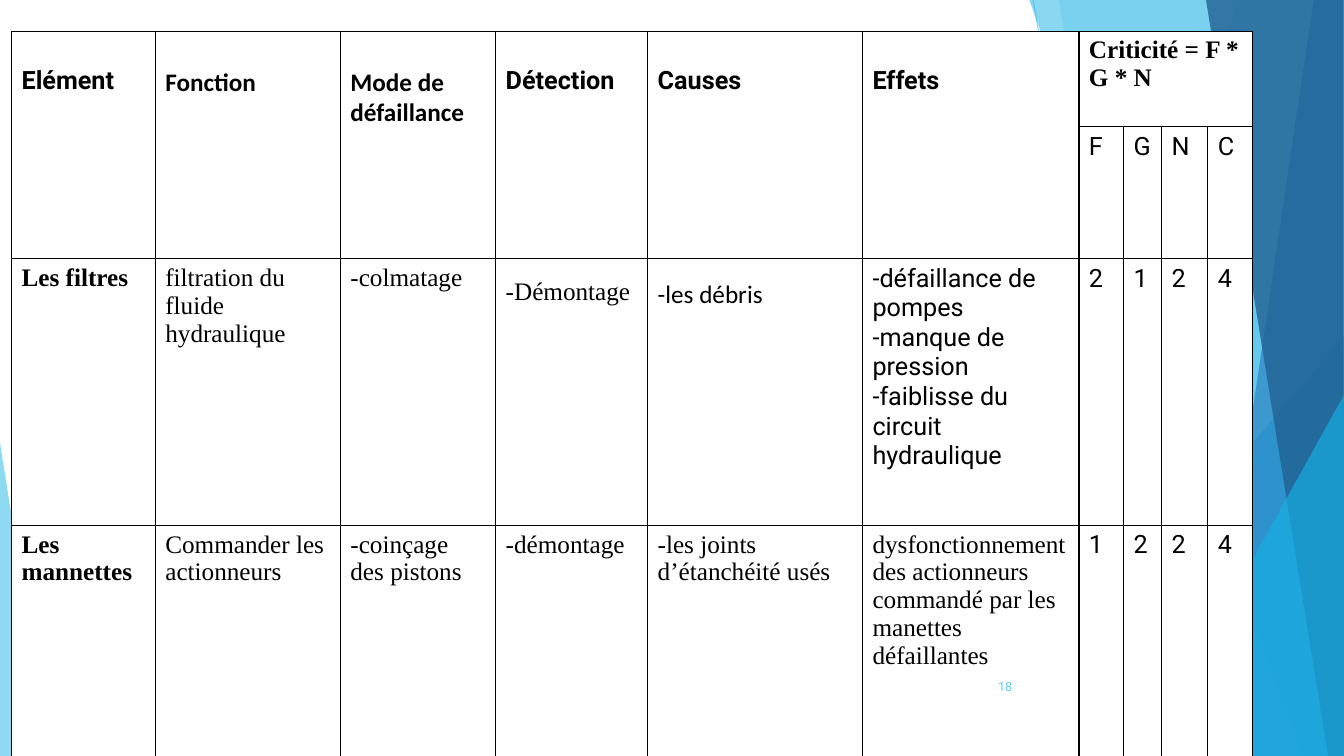
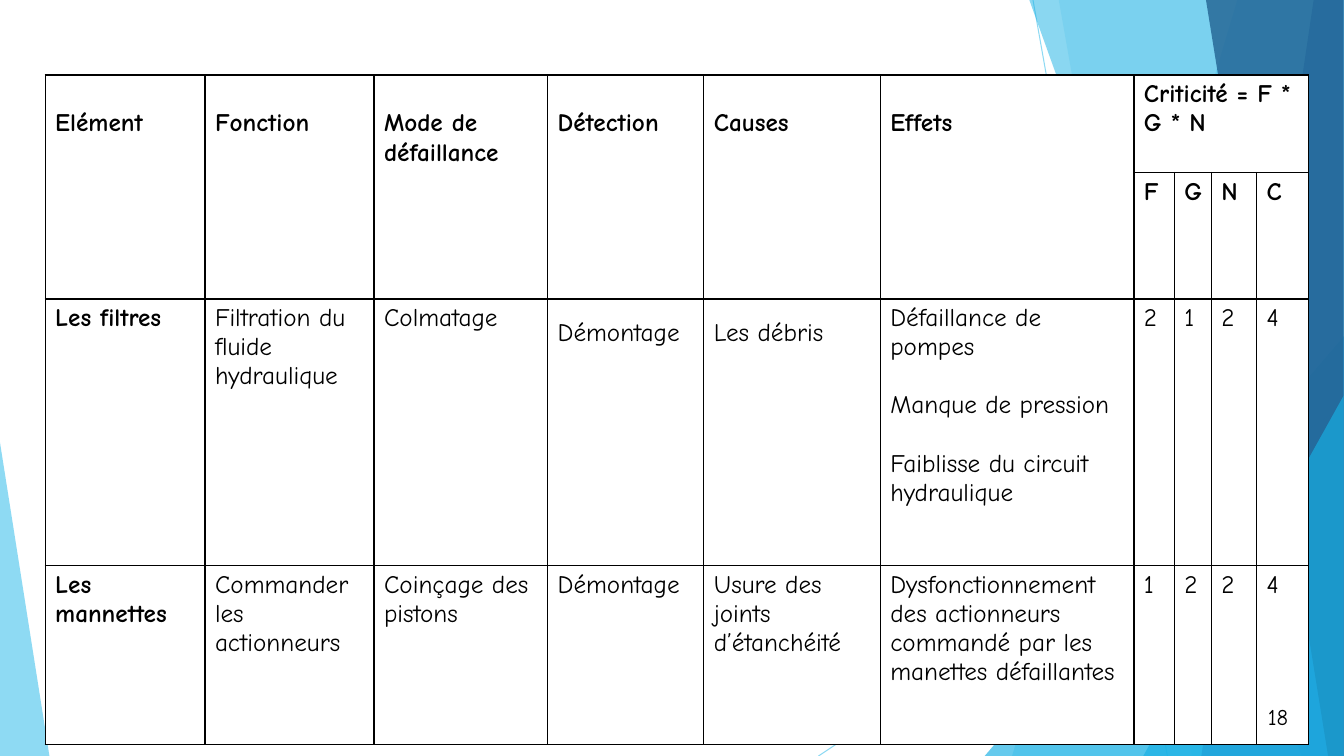
Before and after one commit to OussamaTeyib/PFE, a slide deck: slide 18 of Présentation.pptx. Drawn at 1344x756 pixels with LibreOffice and Linux fonts; fonts in the diff are those of the drawing. Boxes give left, top, right and bottom in pixels: in the first picture for what was removed or moved away, otherwise in the second. Text is boxed around its words. In the diff, an @@ line names an element or a change of style, - is before the commit and + after.

```diff
--- a/Présentation.pptx
+++ b/Présentation.pptx
@@ table at [45,75,1311,685] @@
-row 3: Les filtres | filtration du fluide hydraulique | -colmatage | -Démontage | -les débris | -défaillance de pompes / -manque de pression / -faiblisse du circuit hydraulique | 2 | 1 | 2 | 4
+row 3: Les filtres | Filtration du fluide hydraulique | Colmatage | Démontage | Les débris | Défaillance de pompes / Manque de pression / Faiblisse du circuit hydraulique | 2 | 1 | 2 | 4
-row 4: Les mannettes | Commander les actionneurs | -coinçage des pistons | -démontage | -les joints d’étanchéité usés | dysfonctionnement des actionneurs commandé par les manettes défaillantes | 1 | 2 | 2 | 4
+row 4: Les mannettes | Commander les actionneurs | Coinçage des pistons | Démontage | Usure des joints d’étanchéité | Dysfonctionnement des actionneurs / commandé par les manettes défaillantes | 1 | 2 | 2 | 4
@@ font Roboto to Comic Neue in "Elément", "Détection", "Causes", "Effets" and 12 more places @@
@@ font Calibri to Comic Neue in "Fonction", "Mode de défaillance" @@
@@ font Times New Roman to Comic Neue in "Criticité = F * G * N", "Les filtres", "Les mannettes", "Commander les actionneurs" @@
@@ bold on in "F", "G", "N", "C" @@
@@ table: place and size @@
-table at [11,31,1253,706]
+table at [45,75,1311,685]
@@ page number: place and size @@
-page number at [998,682,1012,691]
+page number at [1238,697,1318,737]
@@ page number at [1238,697,1318,737]: size 9 to 16 pt, font Roboto to Comic Neue, text colour #5FCBEF to #000000; alignment right to centre; fill none to #FFFFFF; outline none to #000000 1.5 pt @@
```
Also in this commit, not shown: 22 other slides changed, 1 slide added, 1 slide removed, 24 other files.
